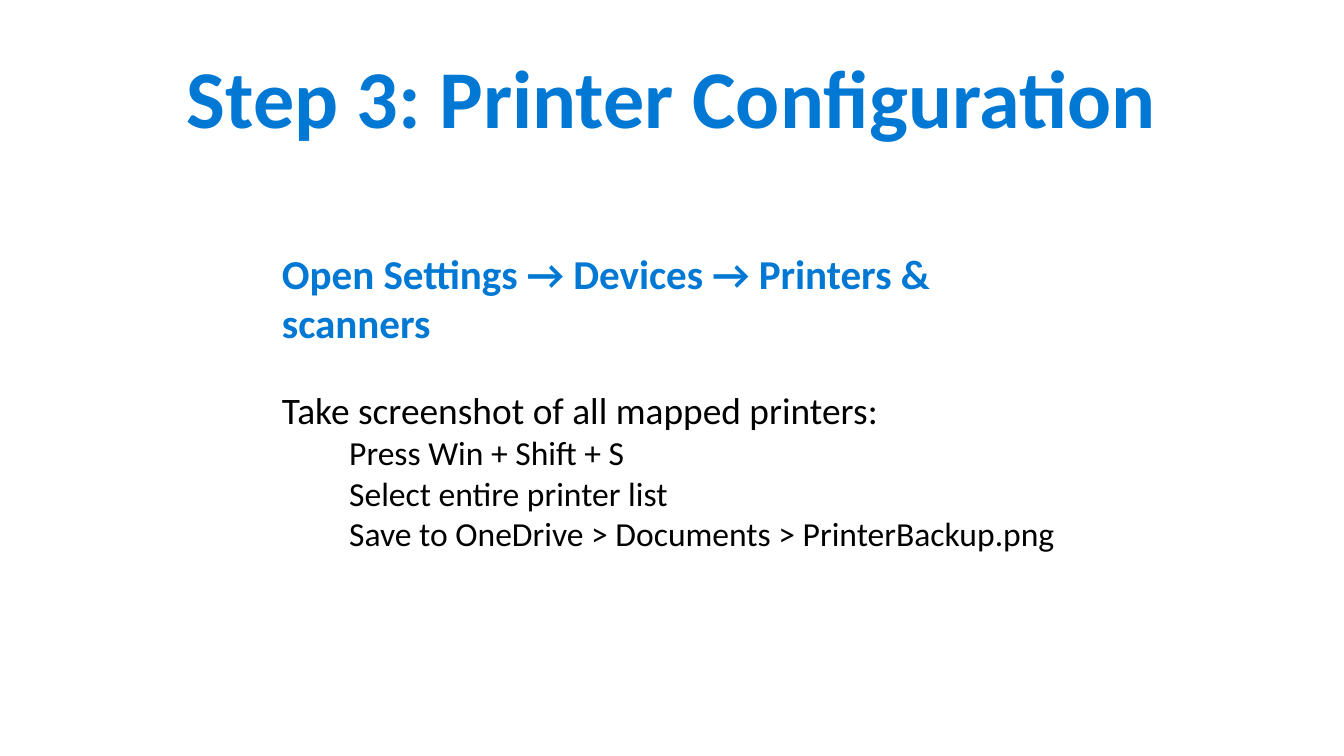
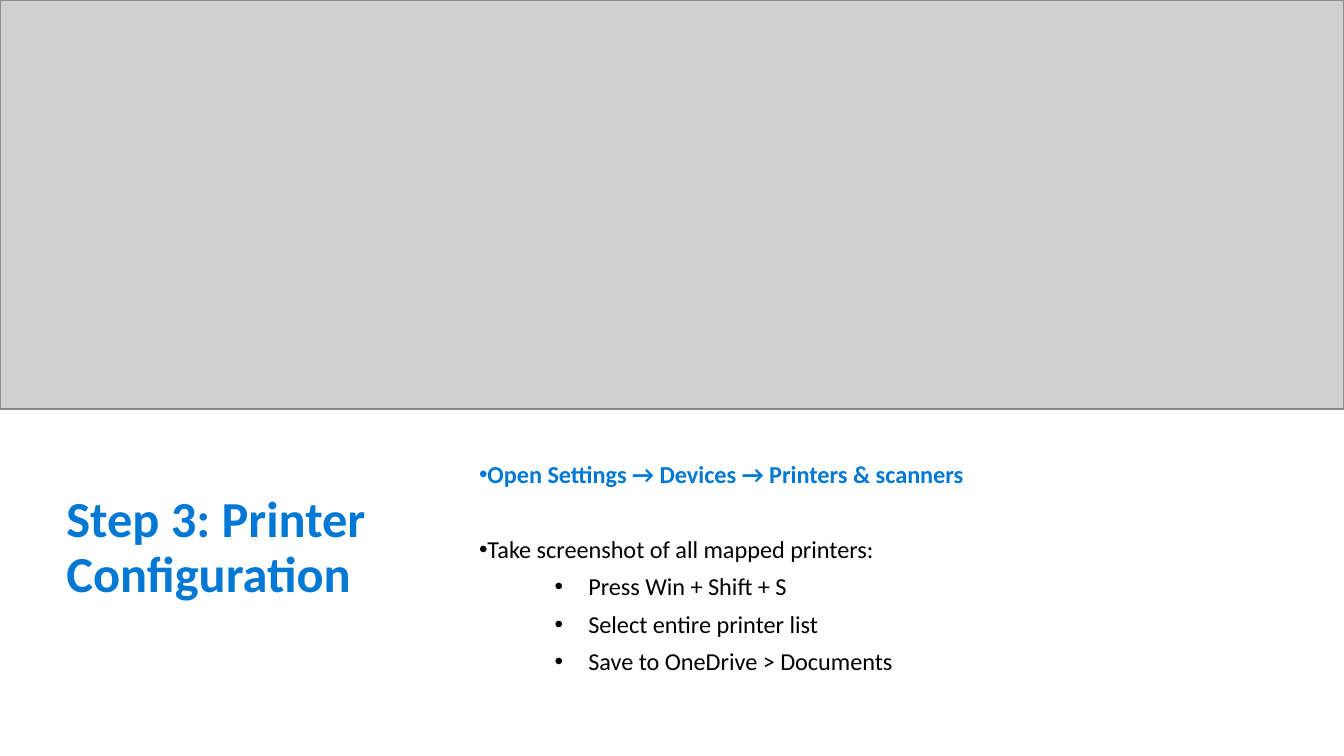
Before and after one commit to ipsghonline/tmp, a slide deck: slide 5 of presentation/Phase1-Backup-Guide.pptx. Drawn at 1344x756 pixels with LibreOffice and Linux fonts; fonts in the diff are those of the drawing; grey boxes stand for pictures. Boxes give left, top, right and bottom in pixels: in the first picture for what was removed or moved away, otherwise in the second. Text is boxed around its words. In the diff, an @@ line names an element or a change of style, - is before the commit and + after.

```diff
--- a/presentation/Phase1-Backup-Guide.pptx
+++ b/presentation/Phase1-Backup-Guide.pptx
@@ picture added at (0,0,1344,409) @@
@@ text "Step 3: Printer Configuration": place and size @@
-text "Step 3: Printer Configuration" at (187,70,1155,142)
+text "Step 3: Printer Configuration" at (66,501,366,601)
@@ text "Step 3: Printer Configuration" at (66,501,366,601): size 44 to 27 pt; alignment centre to left; line spacing 1 to 0.9; more space between paragraphs; vertical alignment top to middle @@
@@ text "Open Settings → Devices → ...": place and size @@
-text "Open Settings → Devices → ..." at (282,260,1055,552)
+text "Open Settings → Devices → ..." at (487,466,964,670)
@@ text "Open Settings → Devices → ..." at (487,466,964,670): vertical alignment top to middle @@
@@ text at (487,466,964,637): size 22 to 13 pt in "Open Settings → Devices → Printers & ..."; size 20 to 13 pt in "Take screenshot of all mapped printers:"; size 18 to 13 pt in "Press Win + Shift + S", "Select entire printer list"; bullet none to •; line spacing 1 to 0.9; more space between paragraphs @@
@@ text at (588,653,892,670): text changed; size 18 to 13 pt @@
-  Save to OneDrive > Documents > PrinterBackup.png
+  • Save to OneDrive > Documents
```
Also in this commit, not shown: 7 other slides changed, 1 slide added, 2 slides removed.
